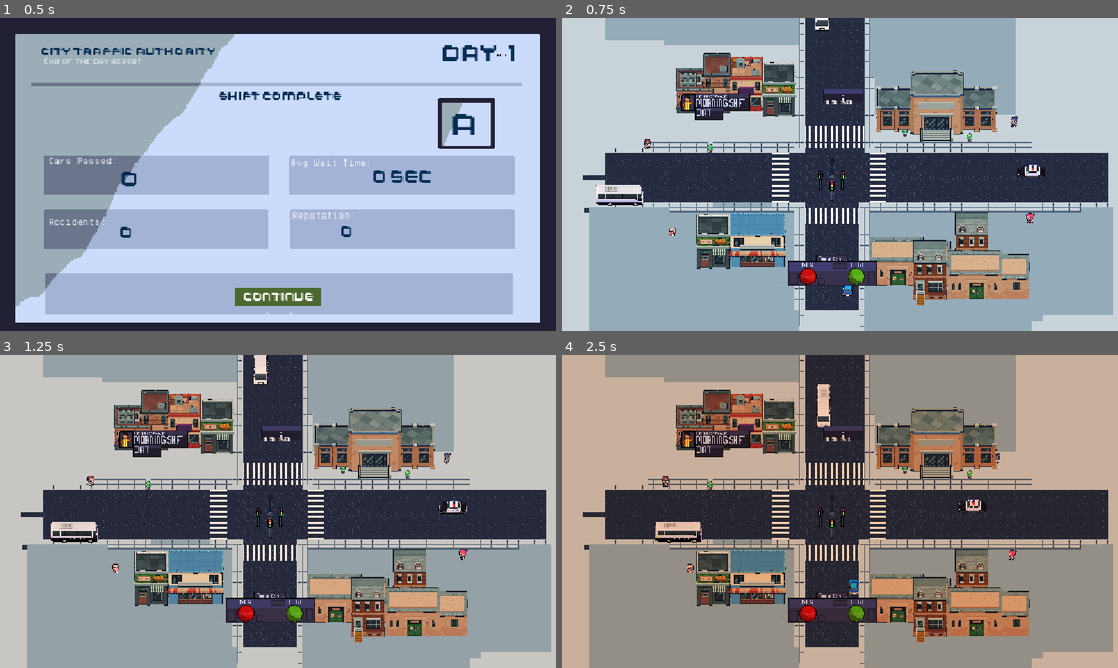
Above: before the commit, frames 1-4 (two rows, left to right).
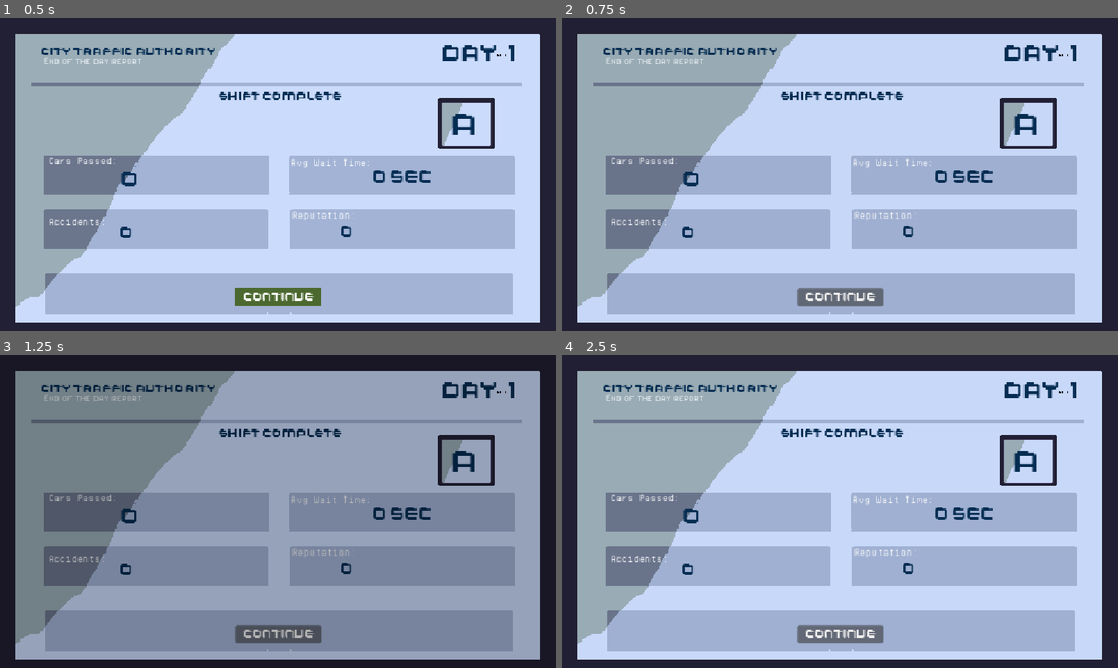
Above: after the commit, the same moments.

Repository: lafgo-fc/game-jam-repoooo
Game: Godot game, scene res://report.tscn
Two runs of this game, one before a commit and one after it. Both use one fixed random seed, a clock stepped at 60 frames per second and the inputs below. This scene is started directly instead of the project's main scene. Sound files missing from this copy of the repository are replaced by a short silence.
Inputs (mouse positions are in pixels of both pictures, inside the frame that each line leads up to):
- Up to frame 1 (0.5 s): no input
- Up to frame 2 (0.75 s): click "Continue" at 0.5 s
- Up to frame 3 (1.25 s): no input
- Up to frame 4 (2.5 s): click (840, 633) at 1.25 s, where only the run after the commit has a clickable "Continue"; tap F (traffic control front and back) at 2 s; hold R (traffic control right and left) from 2.03 s (still down); tap Enter (ui_accept) at 2.27 s

Frame 1 is identical in both runs. In frame 2, 86% of the frame differs, in the area x 0-100%, y 0-100%; in frame 3, 89%; in frame 4, 99%.

Commit message:
transitions

Diff:
--- a/button_2.gd
+++ b/button_2.gd
@@ -1,5 +1,4 @@
 extends Button
 
-
 func _on_pressed() -> void:
-	get_tree().change_scene_to_file("res://scne/test_one.tscn")
+	Loading.change_scene_to("res://scne/test_one.tscn")
--- a/button_4.gd
+++ b/button_4.gd
@@ -2,4 +2,4 @@
 
 
 func _on_pressed() -> void:
-	get_tree().auto_accept_quit
+	get_tree().quit()
--- /dev/null
+++ b/loading.gd
@@ -0,0 +1,53 @@
+extends CanvasLayer
+
+@onready var color_rect: ColorRect = $ColorRect
+
+var scene_to_load: String
+var colourrect_tween: Tween
+
+
+func _ready() -> void:
+	process_mode = Node.PROCESS_MODE_ALWAYS
+	layer = 128
+
+	color_rect.visible = true
+	color_rect.set_anchors_and_offsets_preset(Control.PRESET_FULL_RECT)
+	color_rect.z_index = 4096
+	color_rect.color = Color.BLACK
+	color_rect.self_modulate = Color(1, 1, 1, 0)
+	color_rect.mouse_filter = Control.MOUSE_FILTER_IGNORE
+
+
+func change_scene_to(scene_path: String) -> void:
+	scene_to_load = scene_path
+
+	if colourrect_tween:
+		colourrect_tween.kill()
+
+	color_rect.self_modulate.a = 0.0
+
+	colourrect_tween = create_tween()
+	colourrect_tween.set_trans(Tween.TRANS_SINE)
+	colourrect_tween.set_ease(Tween.EASE_IN_OUT)
+
+	colourrect_tween.tween_property(
+		color_rect, "self_modulate:a", 1.0, 2.0
+	)
+
+	await colourrect_tween.finished
+
+	var error = get_tree().change_scene_to_file(scene_to_load)
+
+	if error != OK:
+		print("Scene loading error: ", error)
+		return
+
+	await get_tree().process_frame
+
+	colourrect_tween = create_tween()
+	colourrect_tween.set_trans(Tween.TRANS_SINE)
+	colourrect_tween.set_ease(Tween.EASE_IN_OUT)
+
+	colourrect_tween.tween_property(
+		color_rect, "self_modulate:a", 0.0, 2.0
+	)
--- /dev/null
+++ b/loading.tscn
@@ -0,0 +1,21 @@
+[gd_scene format=3 uid="uid://drgt3waq2hato"]
+
+[ext_resource type="Script" uid="uid://5o0kldv0hik7" path="res://loading.gd" id="1_gov4d"]
+
+[node name="CanvasLayer" type="CanvasLayer" unique_id=1211385753]
+process_mode = 3
+layer = 100
+script = ExtResource("1_gov4d")
+
+[node name="ColorRect" type="ColorRect" parent="." unique_id=643778666]
+process_mode = 3
+modulate = Color(0, 0, 0, 1)
+self_modulate = Color(0, 0, 0, 1)
+visibility_layer = 513
+anchors_preset = 15
+anchor_right = 1.0
+anchor_bottom = 1.0
+grow_horizontal = 2
+grow_vertical = 2
+mouse_filter = 2
+color = Color(0, 0, 0, 1)
--- a/main_menu.tscn
+++ b/main_menu.tscn
@@ -43,8 +43,8 @@
 grow_vertical = 2
 
 [node name="Sprite2D" type="Sprite2D" parent="." unique_id=1818668479]
-position = Vector2(3.999949, -3.0000095)
-scale = Vector2(0.6631944, 0.68518525)
+position = Vector2(-2.0000153, 2.000019)
+scale = Vector2(0.6875, 0.6820988)
 texture = ExtResource("1_fu7sn")
 
 [node name="Camera2D" type="Camera2D" parent="." unique_id=1617068628]
@@ -52,10 +52,10 @@
 
 [node name="Label" type="Label" parent="." unique_id=790831073]
 layout_mode = 0
-offset_left = -245.0
+offset_left = -248.0
 offset_top = -169.0
-offset_right = 259.0
-offset_bottom = -124.0
+offset_right = 486.0
+offset_bottom = -104.0
 theme_override_colors/font_color = Color(1, 1, 1, 1)
 theme_override_colors/font_outline_color = Color(0, 0, 0, 1)
 theme_override_constants/outline_size = 7
@@ -63,29 +63,17 @@
 theme_override_font_sizes/font_size = 44
 text = "Traffic Rush Sim"
 
-[node name="Label" type="Label" parent="Label" unique_id=1871440938]
-layout_mode = 0
-offset_right = 40.0
-offset_bottom = 23.0
-
-[node name="Button2" type="Button" parent="." unique_id=230991691]
-layout_mode = 0
-offset_left = -135.0
-offset_top = -8.0
-offset_right = 93.0
-offset_bottom = 160.0
-
 [node name="Sprite2D2" type="Sprite2D" parent="." unique_id=1078770498]
-position = Vector2(-12, 80)
-scale = Vector2(1.9818183, 1.63125)
+position = Vector2(4.7683716e-06, 114.96876)
+scale = Vector2(1.4818181, 1.0996093)
 texture = ExtResource("3_glbon")
 
 [node name="Button" type="Button" parent="." unique_id=1716380077]
 layout_mode = 0
-offset_left = -102.0
-offset_top = 25.0
-offset_right = 88.0
-offset_bottom = 73.0
+offset_left = -97.0
+offset_top = 46.0
+offset_right = 76.0
+offset_bottom = 88.0
 theme_override_fonts/font = ExtResource("2_jix8l")
 theme_override_font_sizes/font_size = 26
 theme_override_styles/normal = SubResource("StyleBoxFlat_s7rlf")
@@ -95,10 +83,10 @@
 
 [node name="Button3" type="Button" parent="." unique_id=624364576]
 layout_mode = 0
-offset_left = -104.0
-offset_top = 82.0
-offset_right = 88.0
-offset_bottom = 118.0
+offset_left = -98.0
+offset_top = 106.0
+offset_right = 80.0
+offset_bottom = 142.0
 theme_override_fonts/font = ExtResource("2_jix8l")
 theme_override_font_sizes/font_size = 29
 theme_override_styles/normal = SubResource("StyleBoxFlat_s7wsd")
@@ -106,10 +94,10 @@
 
 [node name="Button4" type="Button" parent="." unique_id=1670916397]
 layout_mode = 0
-offset_left = -100.0
-offset_top = 121.0
-offset_right = 87.0
-offset_bottom = 158.0
+offset_left = -91.0
+offset_top = 149.0
+offset_right = 79.0
+offset_bottom = 192.0
 theme_override_fonts/font = ExtResource("4_jix8l")
 theme_override_font_sizes/font_size = 36
 theme_override_styles/normal = SubResource("StyleBoxFlat_utshk")
--- a/project.godot
+++ b/project.godot
@@ -18,6 +18,7 @@
 [autoload]
 
 GameData="*uid://birwptlwq6km1"
+Loading="*uid://drgt3waq2hato"
 
 [display]
 
--- a/report.gd
+++ b/report.gd
@@ -68,6 +68,6 @@
 
 	GameData.reset_shift_stats()
 
-	get_tree().change_scene_to_file(
+	Loading.change_scene_to(
         "res://scne/test_one.tscn"
 	)
--- a/start.gd
+++ b/start.gd
@@ -1,8 +1,7 @@
 extends Button
 
-
 func _on_pressed() -> void:
-	get_tree().change_scene_to_file("res://conrol.tscn")
+	Loading.change_scene_to("res://conrol.tscn")
 
 
 func _on_button_4_pressed() -> void:
Not shown, added: loading.gd.uid
Binary file added: scne/Untitled Design (1).png
Not shown, added: scne/Untitled Design (1).png.import
